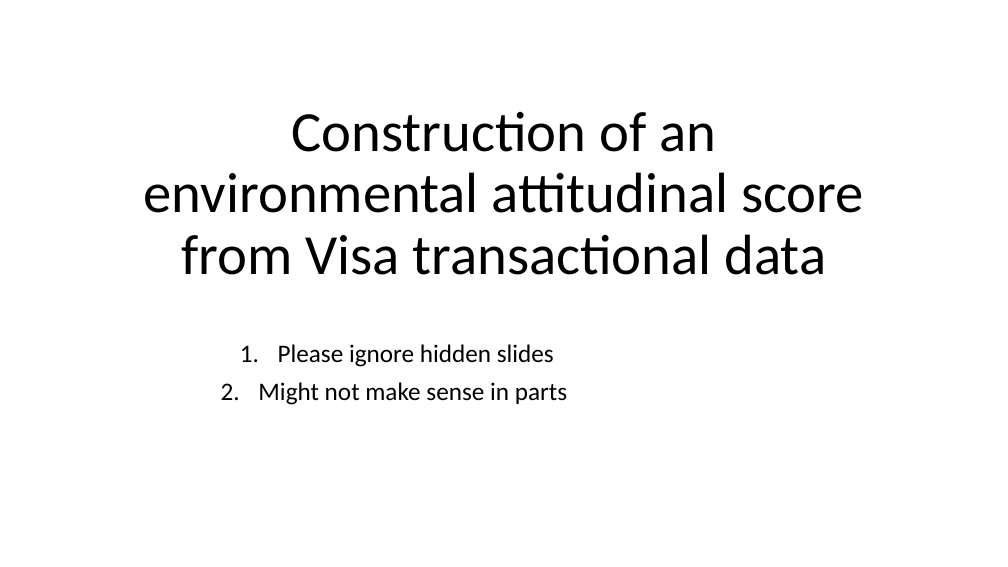
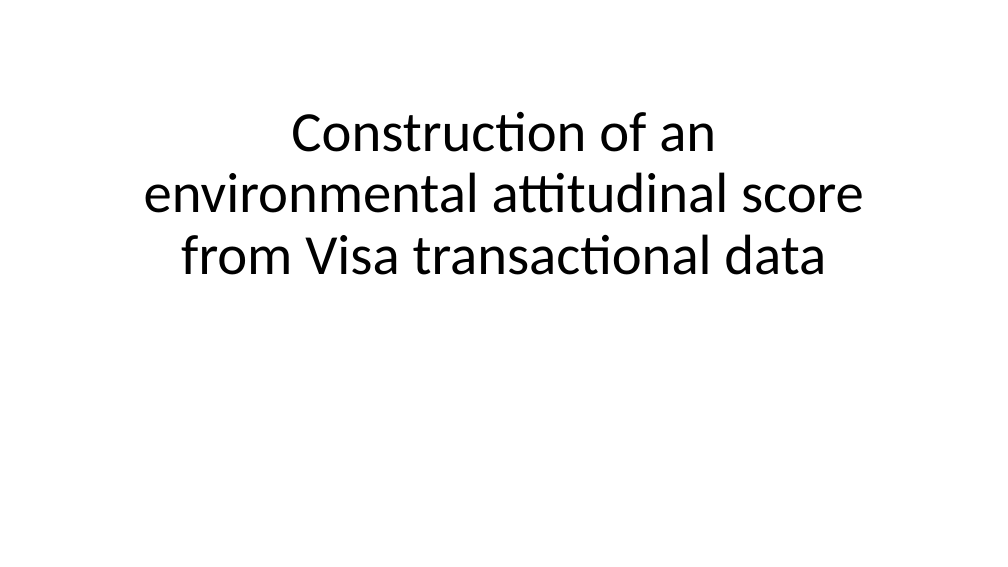
Before and after one commit to albyscotney/Transactional-Data-for-Environmental-Attitude, a slide deck: slide 1 of doc/Plan.pptx. Drawn at 1008x567 pixels with LibreOffice and Linux fonts; fonts in the diff are those of the drawing. Boxes give left, top, right and bottom in pixels: in the first picture for what was removed or moved away, otherwise in the second. Text is boxed around its words. In the diff, an @@ line names an element or a change of style, - is before the commit and + after.

```diff
--- a/doc/Plan.pptx
+++ b/doc/Plan.pptx
@@ subtitle removed at <box>258,344,567,405</box> @@
-1. Please ignore hidden slides
-2. Might not make sense in parts
```
Also in this commit, not shown: 1 other file.
